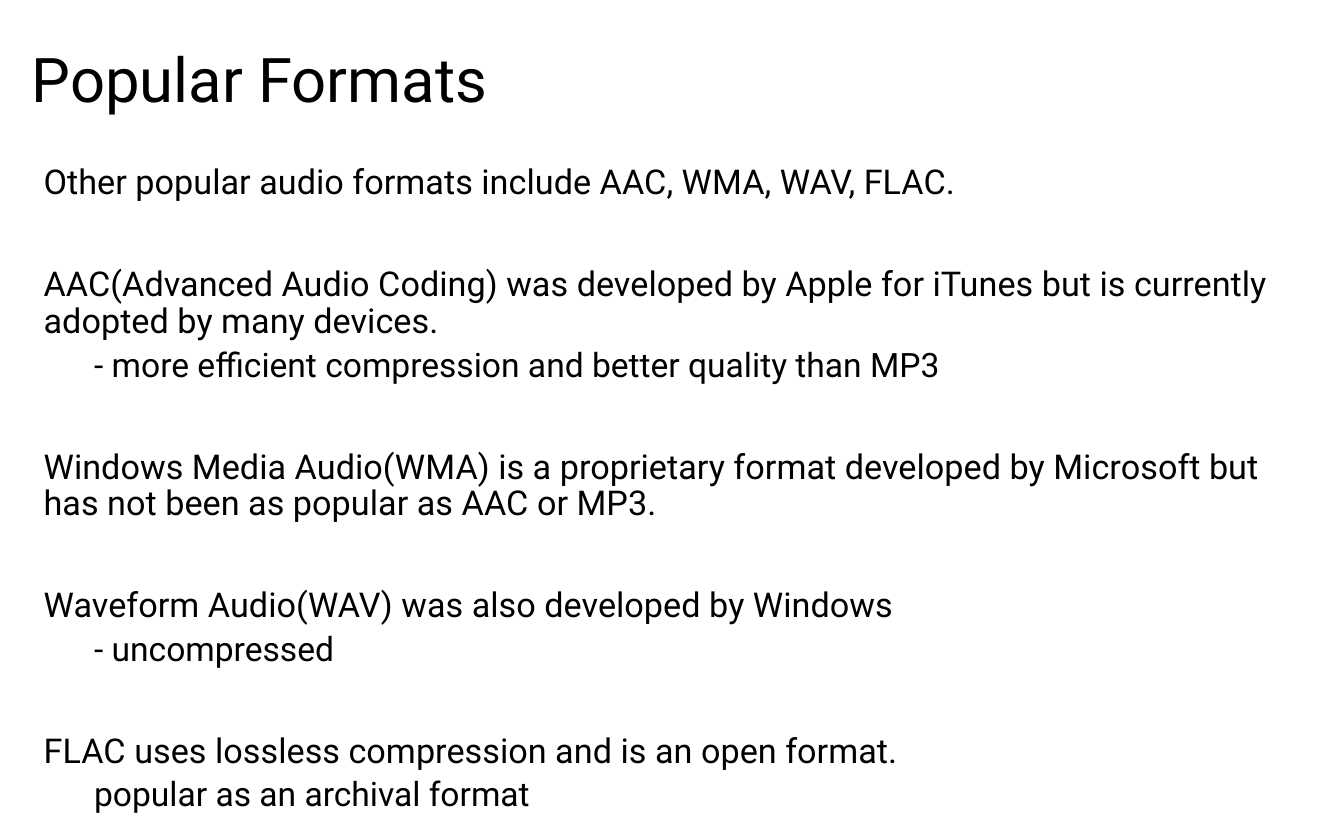
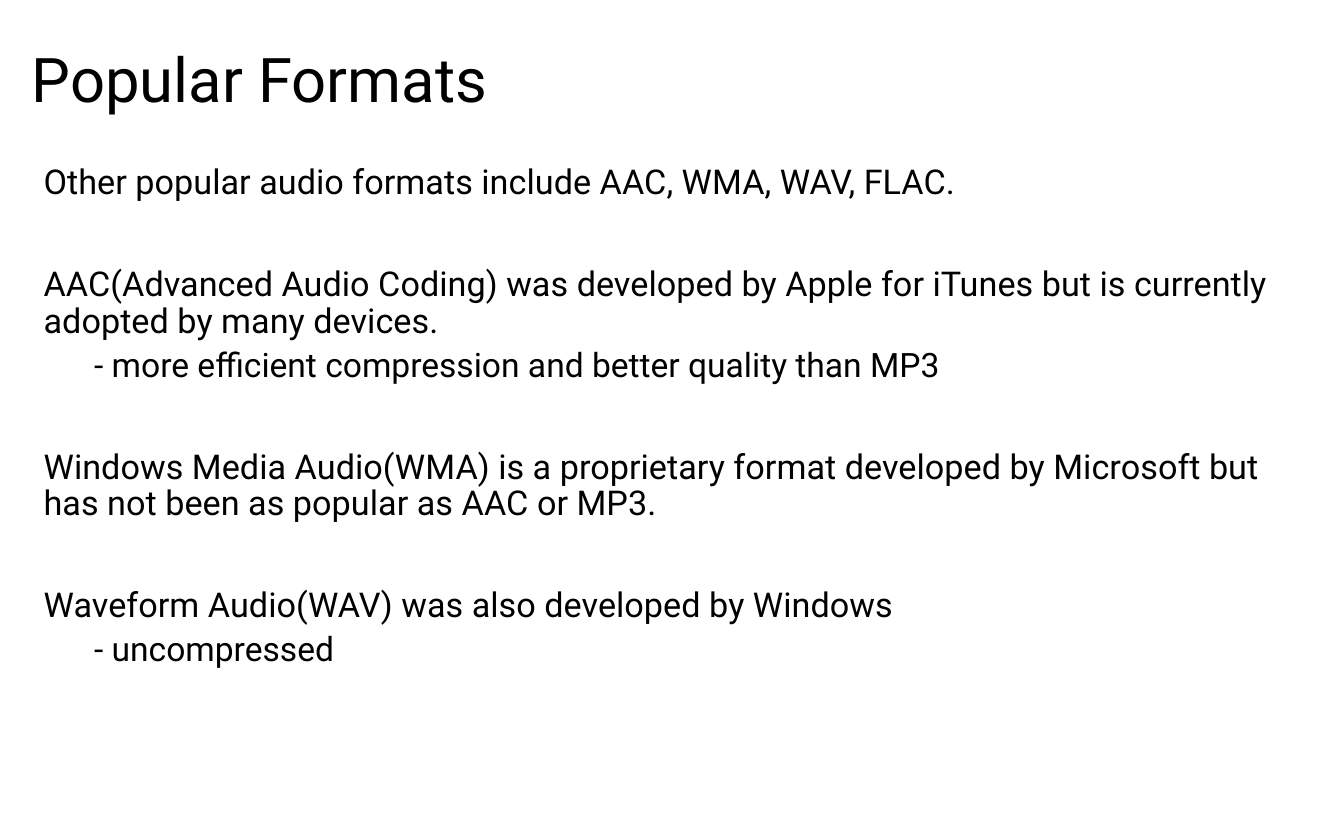
Before and after one commit to LongBaoNguyen/longbaonguyen.github.io, a slide deck: slide 10 of courses/apcsp/lect15.pptx. Drawn at 1344x840 pixels with LibreOffice and Linux fonts; fonts in the diff are those of the drawing. Boxes give left, top, right and bottom in pixels: in the first picture for what was removed or moved away, otherwise in the second. Text is boxed around its words. In the diff, an @@ line names an element or a change of style, - is before the commit and + after.

```diff
--- a/courses/apcsp/lect15.pptx
+++ b/courses/apcsp/lect15.pptx
@@ text at <box>44,737,897,813</box>: paragraphs removed @@
-FLAC uses lossless compression and is an open format.
-  popular as an archival format
```
Also in this commit, not shown: 1 other slide changed, 1 slide removed, 7 other files.
